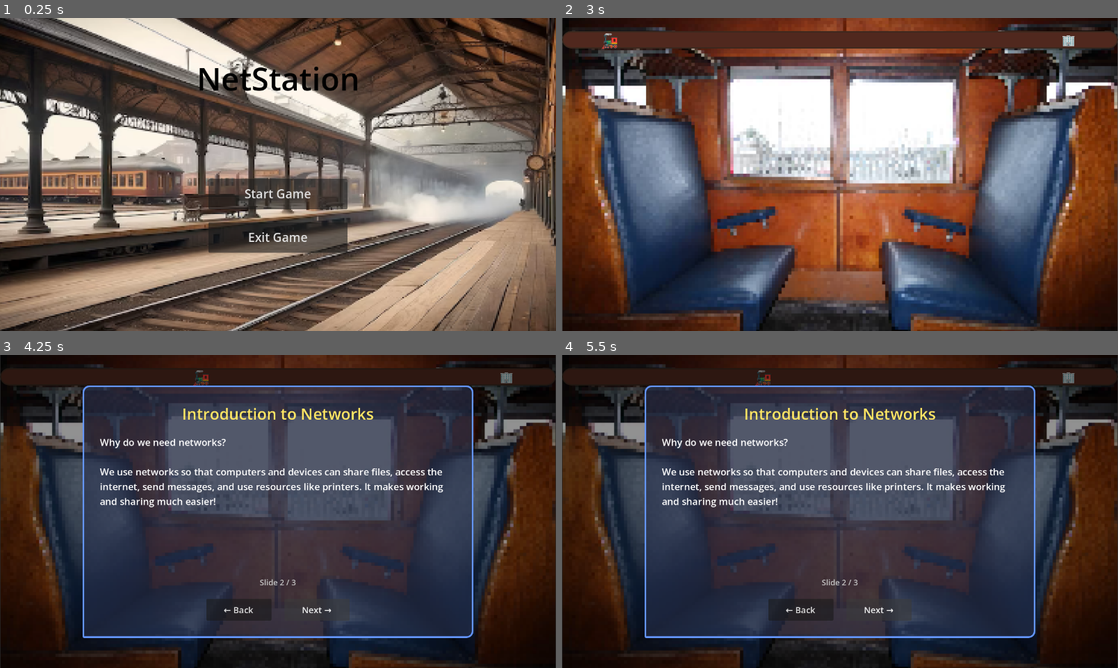
Above: before the commit, frames 1-4 (two rows, left to right).
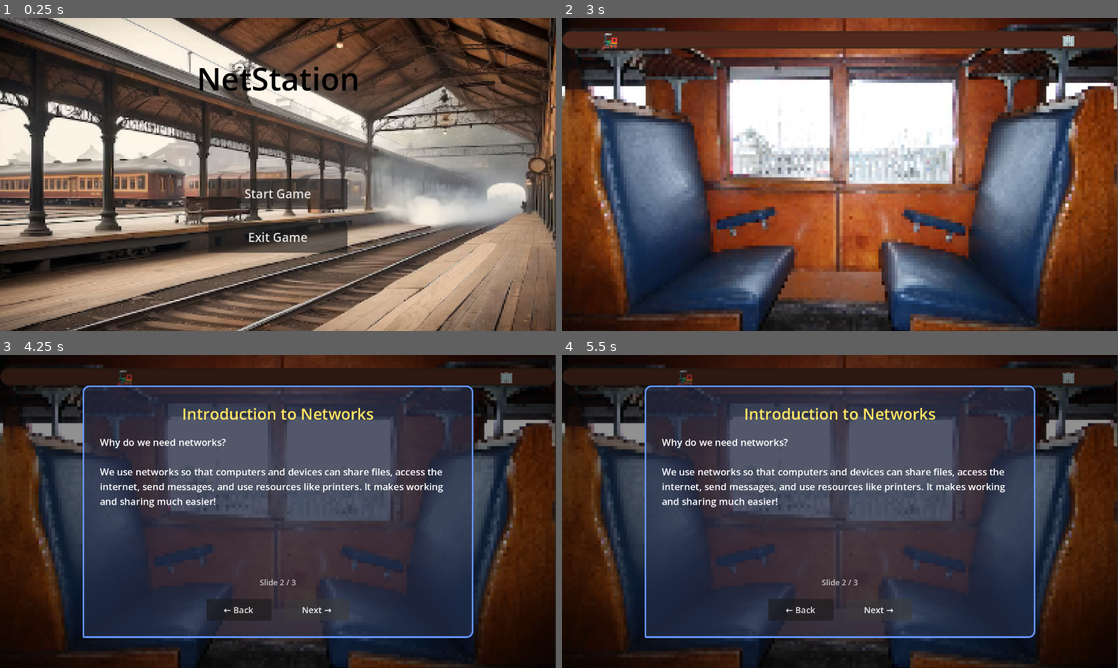
Above: after the commit, the same moments.

Repository: NathanCodeFoxs/NetStation
Game: Godot game, scene res://scenes/main_menu.tscn
The game is run twice, just before and just after one commit, with the same random seed, the same clock (stepped at 60 frames per second) and the same inputs.
Inputs (mouse positions are in pixels of both pictures, inside the frame that each line leads up to):
- Up to frame 1 (0.25 s): no input
- Up to frame 2 (3 s): click "Start Game" at 0.5 s; click "Back to Menu" at 1.25 s; click "Start Game" at 2 s; click (701, 115) at 2.75 s
- Up to frame 3 (4.25 s): click "Next →" at 3.5 s
- Up to frame 4 (5.5 s): click "← Back" at 4.25 s; click "Next →" at 5 s

The runs differ from the first frame. In frame 1, 30% of the frame differs, in the area x 0-100%, y 0-100%; in frame 2, 3.1%; in frame 3, 0.6%; in frame 4, 0.6%.

Commit message:
Fixing bugs
Changing the format of the image on level_1.tscn and main_menu.tscn  and the scripts of the level_1.gd and level_select.gd

Diff:
--- a/net-station/scenes/levels/level_1.tscn
+++ b/net-station/scenes/levels/level_1.tscn
@@ -47,8 +47,19 @@
 grow_vertical = 2
 script = ExtResource("1_6iamk")
 
-[node name="Background1" type="Sprite2D" parent="." unique_id=1922411950]
-position = Vector2(640, 362)
+[node name="Background1" type="TextureRect" parent="." unique_id=1221920860]
+layout_mode = 1
+anchors_preset = 8
+anchor_left = 0.5
+anchor_top = 0.5
+anchor_right = 0.5
+anchor_bottom = 0.5
+offset_left = -640.0
+offset_top = -360.0
+offset_right = 640.0
+offset_bottom = 360.0
+grow_horizontal = 2
+grow_vertical = 2
 scale = Vector2(0.9984375, 1.0083333)
 texture = ExtResource("1_ksju7")
 
@@ -202,6 +213,7 @@
 [node name="TopRightAnchor" type="Control" parent="PopupPanel" unique_id=389604240]
 visible = false
 layout_mode = 2
+size_flags_horizontal = 8
 
 [node name="CloseButton" type="Button" parent="PopupPanel/TopRightAnchor" unique_id=442927629]
 custom_minimum_size = Vector2(40, 40)
--- a/net-station/scenes/main_menu.tscn
+++ b/net-station/scenes/main_menu.tscn
@@ -12,8 +12,19 @@
 grow_vertical = 2
 script = ExtResource("1_l6cm7")
 
-[node name="Menubg" type="Sprite2D" parent="." unique_id=1285473146]
-position = Vector2(645.49994, 355.49994)
+[node name="Menubg" type="TextureRect" parent="." unique_id=1431857748]
+layout_mode = 1
+anchors_preset = 8
+anchor_left = 0.5
+anchor_top = 0.5
+anchor_right = 0.5
+anchor_bottom = 0.5
+offset_left = -645.0
+offset_top = -368.0
+offset_right = 475.0
+offset_bottom = 352.0
+grow_horizontal = 2
+grow_vertical = 2
 scale = Vector2(1.1687499, 1.0263889)
 texture = ExtResource("2_ekxnf")
 
--- a/net-station/scripts/level_1.gd
+++ b/net-station/scripts/level_1.gd
@@ -8,9 +8,7 @@
 
 var slides = [
 	"What is a network?\n\nA network is a group of computers and devices that are connected together. Think of it like a team where all members can talk to each other and share things.",
-
 	"Why do we need networks?\n\nWe use networks so that computers and devices can share files, access the internet, send messages, and use resources like printers. It makes working and sharing much easier!",
-
 	"Example:\n\nImagine you're in your school's computer lab. There are many computers and a printer. Instead of each com …(321 unchanged characters)…
 ]
 
@@ -22,7 +20,7 @@
 			"To connect devices so they can share information and resources",
 			"To turn off devices automatically"
 		],
-		"correct": 1  # Index of correct answer (0=A, 1=B, 2=C)
+		"correct": 1
 	},
 	{
 		"question": "Which of these is a common resource shared over a network?",
@@ -52,6 +50,7 @@
 var total_steps = 0
 var quiz_score = 0
 var in_quiz_mode = false
+var quiz_current_index = 0  # FIX: track quiz index separately
 
 # Node references
 @onready var modal_overlay = $ModalOverlay
@@ -81,6 +80,9 @@
 	answer_b.pressed.connect(_on_answer_selected.bind(1))
 	answer_c.pressed.connect(_on_answer_selected.bind(2))
 
+	# FIX: Set train at START position (don't move it yet)
+	train_icon.position.x = 90
+
 	# Start with popup hidden
 	modal_overlay.visible = false
 	popup_panel.visible = false
@@ -108,7 +110,6 @@
 	tween.set_parallel(true)
 	tween.tween_property(popup_panel, "scale", Vector2(0.8, 0.8), 0.2)
 	tween.tween_property(popup_panel, "modulate:a", 0.0, 0.2)
-
 	await tween.finished
 	modal_overlay.visible = false
 	popup_panel.visible = false
@@ -125,36 +126,41 @@
 	feedback_label.visible = false
 	nav_buttons.visible = true
 
-	# Update buttons
+	# Update nav buttons
 	prev_button.disabled = (index == 0)
-
+	prev_button.visible = true
+	next_button.visible = true
+	next_button.disabled = false
+
+	# Change button text on last slide
 	if index == slides.size() - 1:
 		next_button.text = "Start Quiz →"
 	else:
 		next_button.text = "Next →"
 
-	update_train_position()
+	# FIX: Don't move train when loading, only move when progressing
 
 func load_quiz_question(index: int):
 	in_quiz_mode = true
+	quiz_current_index = index
 	var q = quiz[index]
 
 	popup_title.text = "Quiz Time! 🎓"
 	content_text.text = q["question"]
 	progress_label.text = "Question %d / %d" % [index + 1, quiz.size()]
 
-	# Show quiz elements, hide slide nav
+	# Show quiz elements, hide nav buttons
 	content_text.visible = true
 	answer_buttons_container.visible = true
 	feedback_label.visible = false
 	nav_buttons.visible = false
 
-	# Set answers
+	# Set answer text
 	answer_a.text = "A) " + q["answers"][0]
 	answer_b.text = "B) " + q["answers"][1]
 	answer_c.text = "C) " + q["answers"][2]
 
-	# Reset button states
+	# Reset all answer buttons
 	var buttons = [answer_a, answer_b, answer_c]
 	for btn in buttons:
 		btn.disabled = false
@@ -164,22 +170,26 @@
 	if current_step > 0:
 		current_step -= 1
 		load_slide(current_step)
+		# FIX: Move train backwards
+		update_train_position(current_step)
 
 func _on_next_pressed():
 	if current_step < slides.size() - 1:
-		# Next slide
+		# Go to next slide
 		current_step += 1
 		load_slide(current_step)
-	else:
-		# Start quiz
+		# FIX: Move train forward AFTER clicking next
+		update_train_position(current_step)
+	else:
+		# Start quiz - move train to quiz start position
 		current_step = slides.size()
+		update_train_position(current_step)
 		load_quiz_question(0)
 
 func _on_answer_selected(answer_index: int):
-	var question_index = current_step - slides.size()
-	var q = quiz[question_index]
-
-	# Disable all buttons
+	var q = quiz[quiz_current_index]
+
+	# Disable all buttons immediately
 	var buttons = [answer_a, answer_b, answer_c]
 	for btn in buttons:
 		btn.disabled = true
@@ -187,36 +197,39 @@
 	feedback_label.visible = true
 
 	if answer_index == q["correct"]:
-		# Correct answer
+		# Correct!
 		quiz_score += 1
-		feedback_label.text = "✓ Correct!"
+		feedback_label.text = "✓ Correct! Well done!"
 		feedback_label.add_theme_color_override("font_color", Color.GREEN)
 		buttons[answer_index].modulate = Color(0.5, 1, 0.5)
 	else:
-		# Wrong answer
-		feedback_label.text = "✗ Incorrect. The correct answer was: " + ["A", "B", "C"][q["correct"]]
+		# Wrong
+		feedback_label.text = "✗ Incorrect. Correct answer: " + ["A", "B", "C"][q["correct"]]
 		feedback_label.add_theme_color_override("font_color", Color.RED)
 		buttons[answer_index].modulate = Color(1, 0.5, 0.5)
 		buttons[q["correct"]].modulate = Color(0.5, 1, 0.5)
 
-	# Move train
-	update_train_position()
-
-	# Wait then show next question or finish
+	# FIX: Move train after answering
+	update_train_position(current_step + 1)
+
+	# Wait then go to next question or finish
 	await get_tree().create_timer(2.0).timeout
 
-	if question_index < quiz.size() - 1:
+	if quiz_current_index < quiz.size() - 1:
 		current_step += 1
-		load_quiz_question(question_index + 1)
+		load_quiz_question(quiz_current_index + 1)
 	else:
 		finish_level()
 
 func finish_level():
 	var percentage = (float(quiz_score) / quiz.size()) * 100
 
+	# Move train to END (station)
+	update_train_position(total_steps)
+
 	popup_title.text = "Level Complete! 🎉"
 	content_text.text = "Congratulations!\n\nYou scored %d out of %d (%.0f%%)\n\nYou've learned the basics of computer networks!" % [quiz_score, quiz.size(), percentage]
-	progress_label.text = ""
+	progress_label.text = "🎉 Level Complete!"
 
 	answer_buttons_container.visible = false
 	feedback_label.visible = false
@@ -225,26 +238,32 @@
 	prev_button.visible = false
 	next_button.text = "Back to Levels"
 	next_button.disabled = false
-	next_button.pressed.disconnect(_on_next_pressed)
+
+	# FIX: Disconnect old signal before connecting new one
+	if next_button.pressed.is_connected(_on_next_pressed):
+		next_button.pressed.disconnect(_on_next_pressed)
 	next_button.pressed.connect(_on_finish_pressed)
 
 func _on_finish_pressed():
-	# TODO: Save that Level 1 is complete, unlock Level 2
 	get_tree().change_scene_to_file("res://scenes/level_select.tscn")
 
 func _on_close_pressed():
-	# Return to level select
 	get_tree().change_scene_to_file("res://scenes/level_select.tscn")
 
-func update_train_position():
-	# Calculate train position based on progress
-	var progress = float(current_step + 1) / total_steps
-
-	# Train travels from X: 90 to X: 1150
-	var start_x = 90
-	var end_x = 1150
+# FIX: Train position now takes a step parameter
+func update_train_position(step: int):
+	# Clamp step so train doesn't go past station
+	step = clamp(step, 0, total_steps)
+
+	var progress = float(step) / float(total_steps)
+
+	# Train travels from X: 90 (start) to X: 1150 (end station)
+	var start_x = 90.0
+	var end_x = 1150.0
 	var target_x = start_x + (progress * (end_x - start_x))
 
-	# Animate train
+	# Animate train smoothly
 	var tween = create_tween()
-	tween.tween_property(train_icon, "position:x", target_x, 0.5).set_trans(Tween.TRANS_CUBIC).set_ease(Tween.EASE_OUT)
+	tween.tween_property(train_icon, "position:x", target_x, 0.6).set_trans(Tween.TRANS_CUBIC).set_ease(Tween.EASE_OUT)
+
+	print("Train moved to step %d/%d (%.0f%%)" % [step, total_steps, progress * 100])
--- a/net-station/scripts/level_select.gd
+++ b/net-station/scripts/level_select.gd
@@ -1,6 +1,5 @@
 extends Control
 
-# Track which levels are unlocked (save/load this later)
 var unlocked_levels = 1
 
 func _ready():
@@ -18,7 +17,6 @@
 	update_level_access()
 
 func update_level_access():
-	# Disable and gray out locked levels
 	var level_buttons = [
 		$LevelGrid/Level1Button,
 		$LevelGrid/Level2Button,
@@ -32,34 +30,27 @@
 		var button = level_buttons[i]
 
 		if level_num > unlocked_levels:
-			# Lock this level
 			button.disabled = true
-			button.modulate = Color(0.5, 0.5, 0.5, 0.7)  # Gray out
-
-			# Show lock label if it exists
+			button.modulate = Color(0.5, 0.5, 0.5, 0.7)
 			if button.has_node("LockedLabel"):
 				button.get_node("LockedLabel").visible = true
 		else:
-			# Unlock this level
 			button.disabled = false
-			button.modulate = Color(1, 1, 1, 1)  # Normal color
-
-			# Hide lock label if it exists
+			button.modulate = Color(1, 1, 1, 1)
 			if button.has_node("LockedLabel"):
 				button.get_node("LockedLabel").visible = false
 
 func _on_level_pressed(level_number: int):
 	print("Loading Level ", level_number)
 
-	# Load the appropriate level scene
-	match level_number:
-		1:
-			get_tree().change_scene_to_file("res://scenes/levels/level_1.tscn")
-		2:
-			get_tree().change_scene_to_file("res://scenes/levels/level_2.tscn")
-		3:
-			get_tree().change_scene_to_file("res://scenes/levels/level_3.tscn")
-		# Add more as you create them
+	# FIX: Added level 4 & 5 with safety check
+	var scene_path = "res://scenes/levels/level_%d.tscn" % level_number
+
+	if ResourceLoader.exists(scene_path):
+		get_tree().change_scene_to_file(scene_path)
+	else:
+		print("Level %d scene not created yet!" % level_number)
+		# TODO: Show "Coming Soon" popup instead of crashing
 
 func _on_back_pressed():
 	get_tree().change_scene_to_file("res://scenes/main_menu.tscn")
